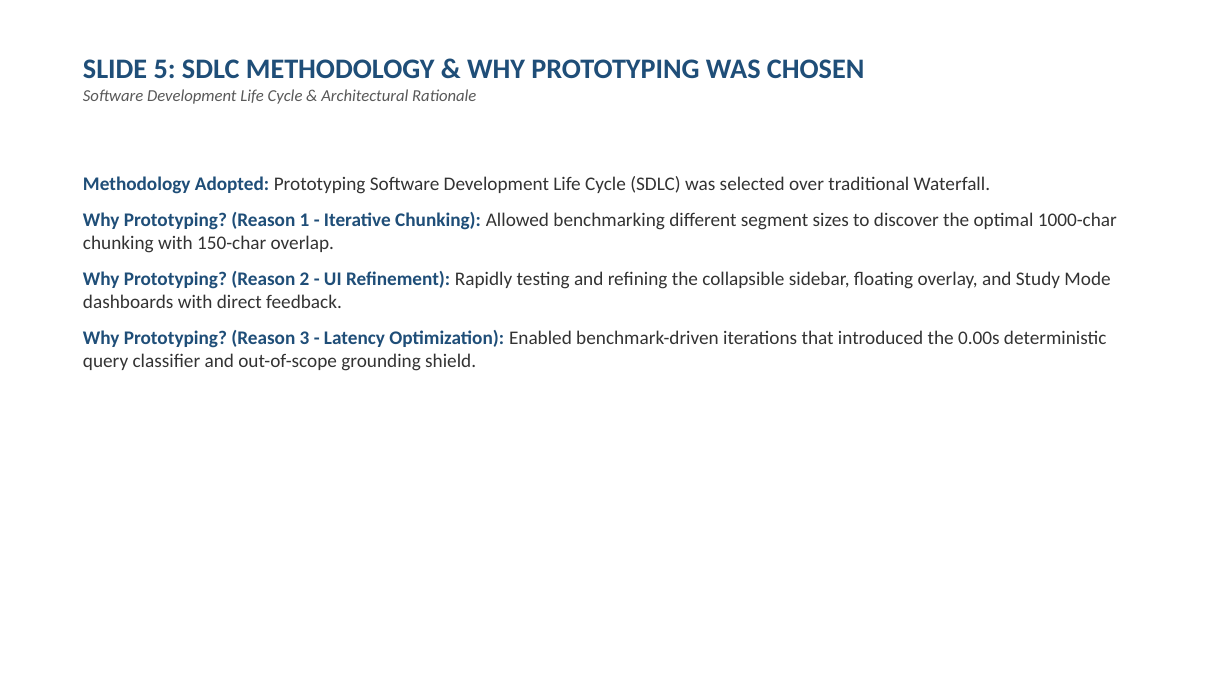
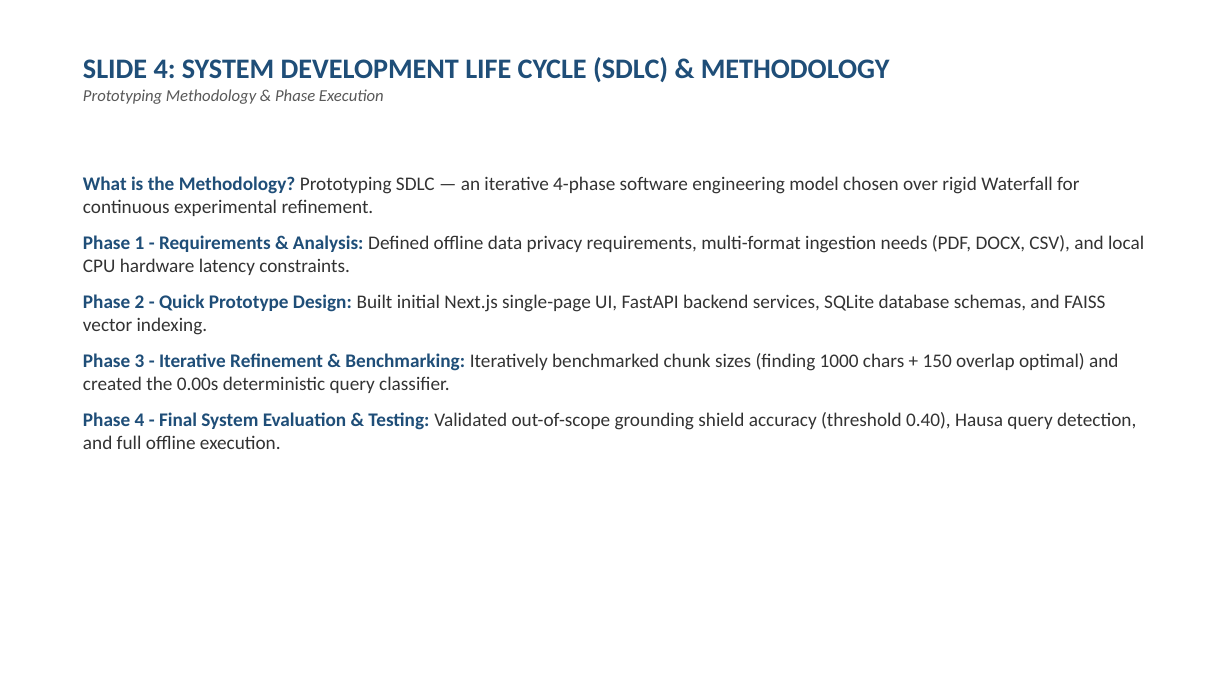
Before and after one commit to SageerAuwal/AuraQA, a slide deck: slide 4 of Professional_Project_Defense_Presentation_AuraQA.pptx (slide 5 before the commit). Drawn at 1232x693 pixels with LibreOffice and Linux fonts; fonts in the diff are those of the drawing. Boxes give left, top, right and bottom in pixels: in the first picture for what was removed or moved away, otherwise in the second. Text is boxed around its words. In the diff, an @@ line names an element or a change of style, - is before the commit and + after.

```diff
--- a/Professional_Project_Defense_Presentation_AuraQA.pptx
+++ b/Professional_Project_Defense_Presentation_AuraQA.pptx
@@ text at (x1=83, y1=57, x2=890, y2=104): text changed; size 13 to 22 pt; text colour #595959 to #1F4E78; bold on; italic off @@
-SLIDE 5: SDLC METHODOLOGY & WHY PROTOTYPING WAS CHOSEN
-Software Development Life Cycle & Architectural Rationale
+SLIDE 4: SYSTEM DEVELOPMENT LIFE CYCLE (SDLC) & METHODOLOGY
+Prototyping Methodology & Phase Execution
@@ text at (x1=83, y1=176, x2=1144, y2=449): text changed @@
-Methodology Adopted: Prototyping Software Development Life Cycle (SDLC) was selected over traditional Waterfall.
-Why Prototyping? (Reason 1 - Iterative Chunking): Allowed benchmarking different segment sizes to discover the optimal 1000-char chunking with 150-char overlap.
-Why Prototyping? (Reason 2 - UI Refinement): Rapidly testing and refining the collapsible sidebar, floating overlay, and Study Mode dashboards with direct feedback.
-Why Prototyping? (Reason 3 - Latency Optimization): Enabled benchmark-driven iterations that introduced the 0.00s deterministic query classifier and out-of-scope grounding shield.
+What is the Methodology? Prototyping SDLC — an iterative 4-phase software engineering model chosen over rigid Waterfall for continuous experimental refinement.
+Phase 1 - Requirements & Analysis: Defined offline data privacy requirements, multi-format ingestion needs (PDF, DOCX, CSV), and local CPU hardware latency constraints.
+Phase 2 - Quick Prototype Design: Built initial Next.js single-page UI, FastAPI backend services, SQLite database schemas, and FAISS vector indexing.
+Phase 3 - Iterative Refinement & Benchmarking: Iteratively benchmarked chunk sizes (finding 1000 chars + 150 overlap optimal) and created the 0.00s deterministic query classifier.
+Phase 4 - Final System Evaluation & Testing: Validated out-of-scope grounding shield accuracy (threshold 0.40), Hausa query detection, and full offline execution.
```
Also in this commit, not shown: 6 other slides changed, 4 slides removed, 2 other files.
